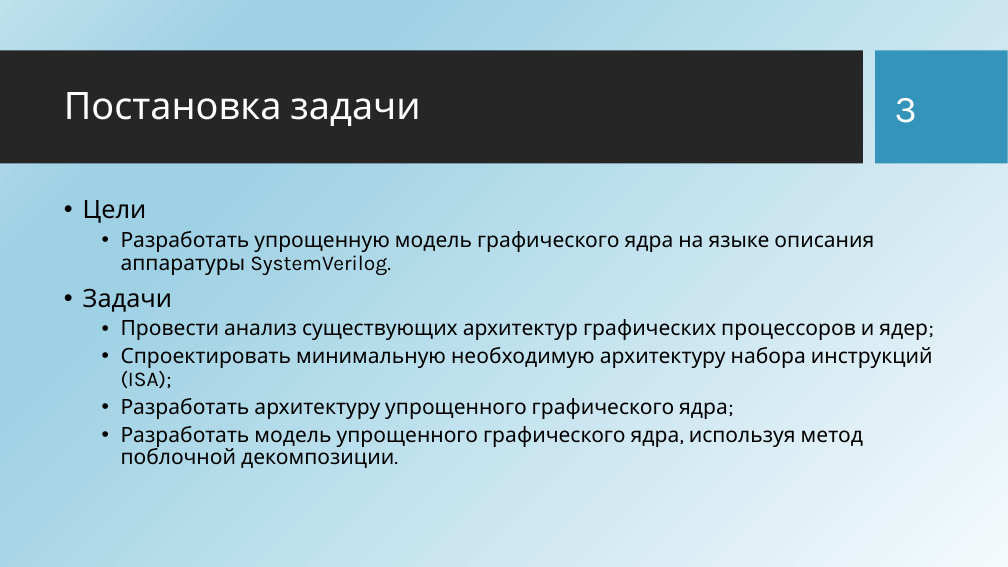
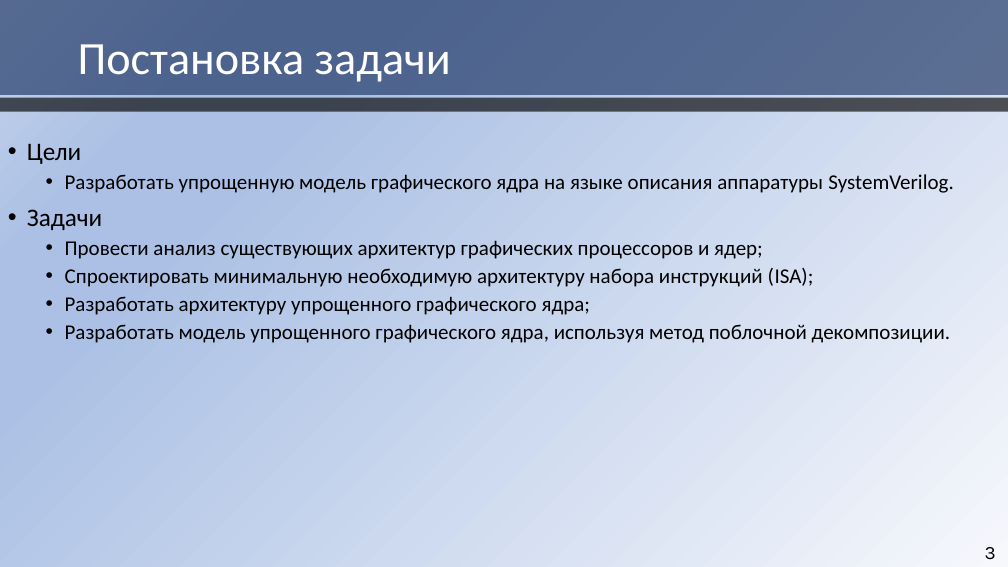
Before and after one commit to HaMeNopeDiot/hardware_gpu, a slide deck: slide 3 of docs/starukhin_dissertation/magister_pres.pptx. Drawn at 1008x567 pixels with LibreOffice and Linux fonts; fonts in the diff are those of the drawing; background and template pictures are left out. Boxes give left, top, right and bottom in pixels: in the first picture for what was removed or moved away, otherwise in the second. Text is boxed around its words. In the diff, an @@ line names an element or a change of style, - is before the commit and + after.

```diff
--- a/docs/starukhin_dissertation/magister_pres.pptx
+++ b/docs/starukhin_dissertation/magister_pres.pptx
@@ background picture (left out) to gradient #F6F8FC to #ABC0E4 to #C7D5ED @@
@@ rectangle added at [0, 0, 1008, 95], fill #1A3260 at 65% opacity @@
@@ title "Постановка задачи": place and size @@
-title "Постановка задачи" at [64, 92, 420, 126]
+title "Постановка задачи" at [78, 44, 451, 82]
@@ title "Постановка задачи" at [78, 44, 451, 82]: size 36 to 44 pt, font Karla to Calibri @@
@@ rectangle removed at [0, 51, 863, 164] @@
@@ rectangle removed at [876, 51, 1008, 164] @@
@@ rectangle added at [0, 98, 1008, 111], fill #000000 at 65% opacity @@
@@ text "Цели": place and size @@
-text "Цели" at [83, 200, 933, 468]
+text "Цели" at [27, 143, 953, 343]
@@ text "Цели" at [27, 143, 953, 343]: font Karla to Calibri @@
@@ page number: place and size @@
-page number at [895, 98, 917, 123]
+page number at [985, 547, 996, 560]
@@ page number at [985, 547, 996, 560]: size 36 to 18 pt, text colour #FFFFFF to #000000; alignment left to right @@
```
Also in this commit, not shown: 14 other slides changed, 2 other files.
